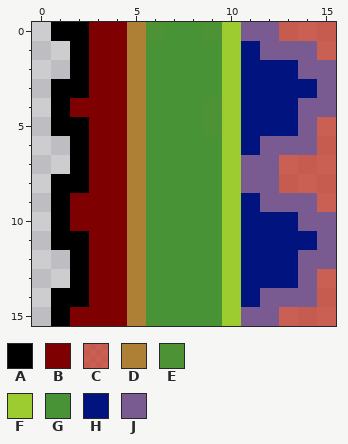
Pixel-art sprite -- MenuSide.png. Above, as it was before the edit.
The file is 16x16 pixels. Colours within 5 levels of each other are drawn and written as one.
Palette (. is transparent): A #000000  B #7f0000  C #c93c2bc0  D #ae8035  E #4d9234  F #9dcc30  G #479335  H #00137f  J #7a5b91
The result:
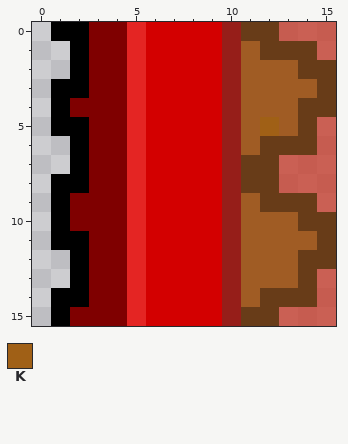
Colours new in this view: K #a06016
Diff:
colour D: #ae8035 -> #e42523
colour F: #9dcc30 -> #961e19
colour G: #479335 -> #d30000
colour H: #00137f -> #a05c24
colour J: #7a5b91 -> #683c18
y 0: x 6 E -> G; x 9 E -> G
y 4: x 9 E -> G
y 5: x 9 E -> G; x 12 H -> K
